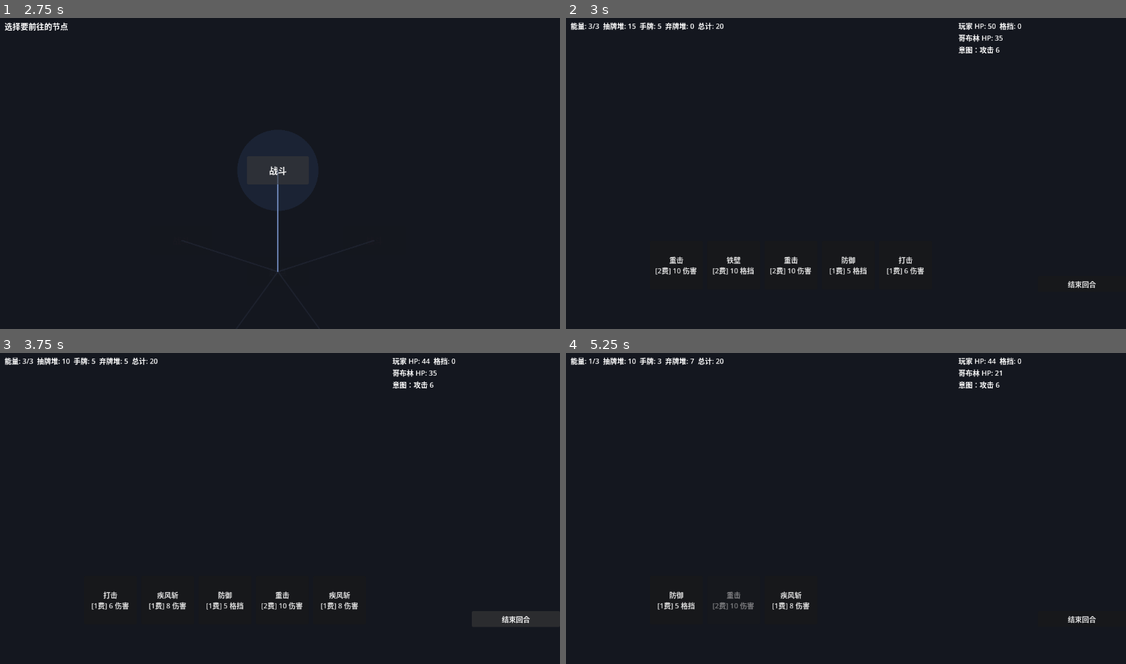
Above: before the commit, frames 1-4 (two rows, left to right).
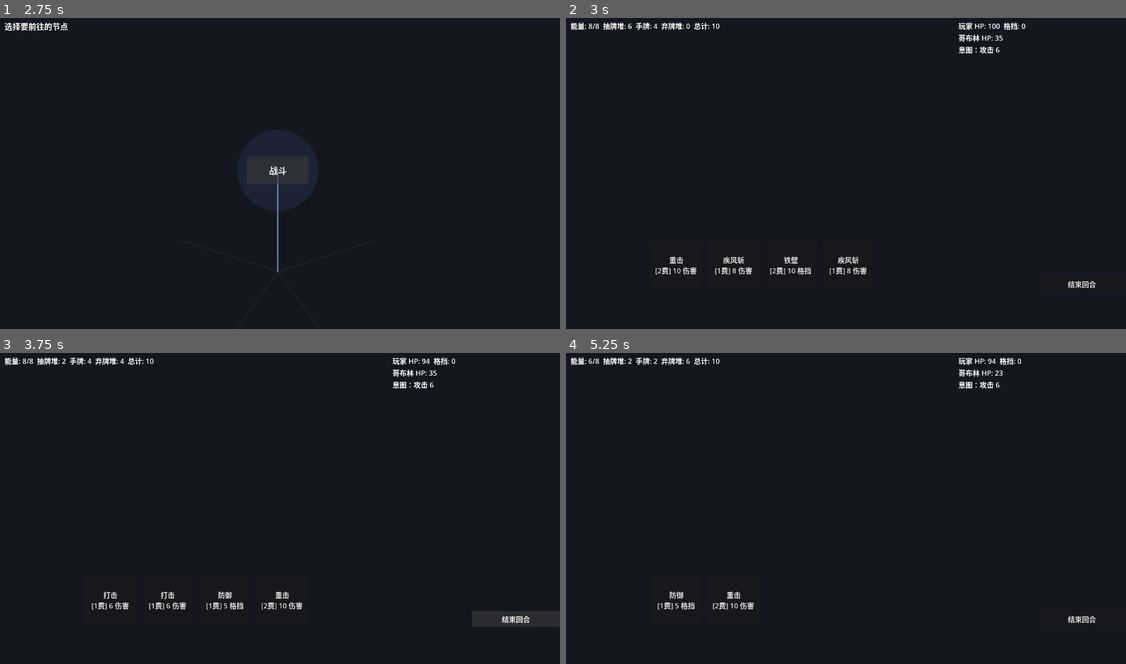
Above: after the commit, the same moments.

Repository: td1ql/godward
Game: Godot game, scene res://scenes/main_menu.tscn
Two runs of this game, one before a commit and one after it. Both use one fixed random seed, a clock stepped at 60 frames per second and the inputs below.
Inputs (mouse positions are in pixels of both pictures, inside the frame that each line leads up to):
- Up to frame 1 (2.75 s): click "开始新游戏" at 0.5 s; click "起点" at 1.25 s; click "战斗" at 2 s
- Up to frame 2 (3 s): click "战斗" at 2.75 s
- Up to frame 3 (3.75 s): click "结束回合" at 3.5 s
- Up to frame 4 (5.25 s): click "打击 [1费] 6 伤害" at 4.25 s; click (678, 598) at 5 s, where only the run before the commit has a clickable "疾风斩 [1费] 8 伤害"

Frame 1 is identical in both runs. In frame 2, 0.9% of the frame differs, in the area x 4-83%, y 1-83%; in frame 3, 0.5%; in frame 4, 0.6%.

Commit message:
refactor: 抽取 RunConfig 统一起始/战斗/奖励/休息参数

Diff:
--- a/project.godot
+++ b/project.godot
@@ -17,6 +17,7 @@
 
 [autoload]
 
+RunConfig="*res://scripts/run_config.gd"
 CardDB="*res://scripts/card_db.gd"
 GameState="*res://scripts/game_state.gd"
 EnemyDB="*res://scripts/enemy_db.gd"
--- a/scripts/battle_demo.gd
+++ b/scripts/battle_demo.gd
@@ -20,15 +20,13 @@
 var game_over := false
 var card_buttons: Array[Button] = []
 
-const HAND_SIZE := 5
-const MAX_ENERGY := 3
-
 @onready var info_label: Label = $InfoLabel
 @onready var combat_label: Label = $CombatLabel
 @onready var end_turn_button: Button = $EndTurnButton
 
 func _ready() -> void:
 	player_hp = GameState.player_hp
+	player_energy = RunConfig.MAX_ENERGY
 
 	var node_type := "battle"
 	if GameState.map_nodes.has(GameState.current_node_id):
@@ -43,7 +41,7 @@
 	draw_pile = GameState.deck.duplicate()
 	draw_pile.shuffle()
 	end_turn_button.pressed.connect(_on_end_turn_pressed)
-	_draw_cards(HAND_SIZE)
+	_draw_cards(RunConfig.HAND_SIZE)
 	_rebuild_hand_buttons()
 	_update_ui()
 
@@ -188,8 +186,8 @@
 	# 6. 新回合
 	discard_pile.append_array(hand)
 	hand.clear()
-	_draw_cards(HAND_SIZE)
-	player_energy = MAX_ENERGY
+	_draw_cards(RunConfig.HAND_SIZE)
+	player_energy = RunConfig.MAX_ENERGY
 	_rebuild_hand_buttons()
 	_update_ui()
 func _check_game_over() -> void:
@@ -205,7 +203,7 @@
 func _update_ui() -> void:
 	var total := draw_pile.size() + hand.size() + discard_pile.size()
 	info_label.text = "能量: %d/%d  抽牌堆: %d  手牌: %d  弃牌堆: %d  总计: %d" % [
-		player_energy, MAX_ENERGY, draw_pile.size(), hand.size(), discard_pile.size(), total
+		player_energy, RunConfig.MAX_ENERGY, draw_pile.size(), hand.size(), discard_pile.size(), total
 	]
 	var combat := "玩家 HP: %d  格挡: %d" % [player_hp, player_block]
 	var ps := _status_text(player_status)
@@ -248,7 +246,7 @@
 	title.add_theme_font_size_override("font_size", 24)
 	overlay.add_child(title)
 
-	for i in range(3):
+	for i in range(RunConfig.REWARD_COUNT):
 		var card_name: String = pool[i]
 		var btn := Button.new()
 		btn.size = Vector2(220, 170)
@@ -256,13 +254,13 @@
 		btn.text = CardDB.card_text(card_name) + "\n\n点击选择"
 		btn.pressed.connect(_choose_reward.bind(card_name))
 		overlay.add_child(btn)
-
-	var skip := Button.new()
-	skip.text = "跳过奖励"
-	skip.size = Vector2(200, 50)
-	skip.position = Vector2(540, 520)
-	skip.pressed.connect(_finish_reward)
-	overlay.add_child(skip)
+	if RunConfig.ALLOW_SKIP:
+		var skip := Button.new()
+		skip.text = "跳过奖励"
+		skip.size = Vector2(200, 50)
+		skip.position = Vector2(540, 520)
+		skip.pressed.connect(_finish_reward)
+		overlay.add_child(skip)
 
 func _choose_reward(card_name: String) -> void:
 	GameState.deck.append(card_name)
--- a/scripts/card_db.gd
+++ b/scripts/card_db.gd
@@ -56,8 +56,8 @@
 		effect += p
 	return "%s\n[%d费] %s" % [id, d["cost"], effect]
 
-func starter_deck() -> Array[String]:
+func starter_deck(size: int = 20) -> Array[String]:
 	var result: Array[String] = []
-	for i in range(20):
+	for i in range(size):
 		result.append(STARTER[i % STARTER.size()])
 	return result
--- a/scripts/game_state.gd
+++ b/scripts/game_state.gd
@@ -14,11 +14,12 @@
 	reset_deck()
 
 func reset_deck() -> void:
-	deck = CardDB.starter_deck()
+	deck = CardDB.starter_deck(RunConfig.DECK_SIZE)
 
 func reset_run() -> void:
+	player_max_hp = RunConfig.START_HP
 	player_hp = player_max_hp
-	gold = 100
+	gold = RunConfig.START_GOLD
 	current_node_id = 0
 	map_generated = false
 	map_nodes.clear()
--- a/scripts/map.gd
+++ b/scripts/map.gd
@@ -230,7 +230,7 @@
 			_encounter_shop(title, body, vbox)
 
 func _encounter_rest(title: Label, body: Label, vbox: VBoxContainer) -> void:
-	var heal := int(GameState.player_max_hp * 0.3)
+	var heal := int(GameState.player_max_hp * RunConfig.REST_HEAL_RATIO)
 	GameState.player_hp = min(GameState.player_max_hp, GameState.player_hp + heal)
 	title.text = "休息"
 	body.text = "你在篝火旁坐下，恢复了 %d 点生命。\n当前 HP: %d / %d" % [heal, GameState.player_hp, GameState.player_max_hp]
--- /dev/null
+++ b/scripts/run_config.gd
@@ -0,0 +1,17 @@
+extends Node
+
+# ===== 一局起始 =====
+const START_HP := 100
+const START_GOLD := 1000
+const DECK_SIZE := 10
+
+# ===== 战斗 =====
+const MAX_ENERGY := 8
+const HAND_SIZE := 4
+
+# ===== 战斗奖励 =====
+const REWARD_COUNT := 4
+const ALLOW_SKIP := true
+
+# ===== 休息 =====
+const REST_HEAL_RATIO := 0.5
Not shown, added: scripts/run_config.gd.uid
